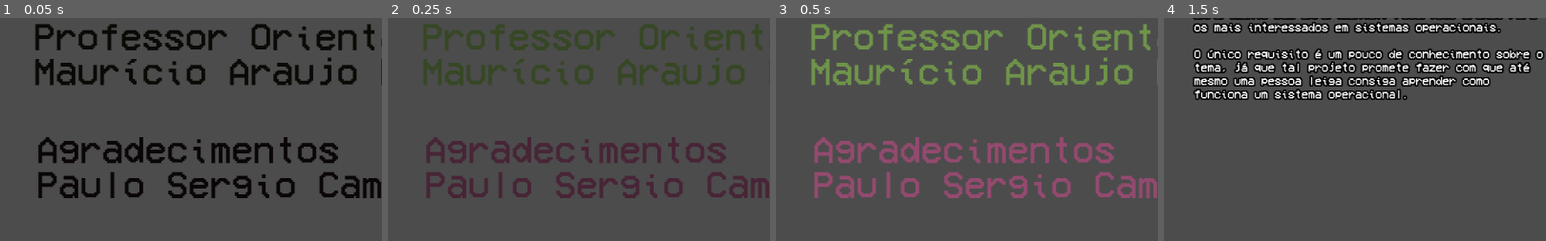
Above: before the commit, frames 1-4 (left to right).
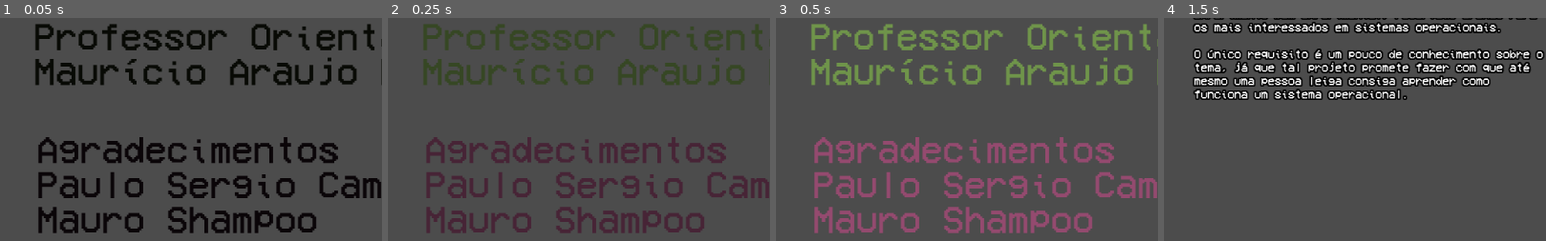
Above: after the commit, the same moments.

Repository: Eidiyoshi/grindOS
Game: Godot game, scene res://scenes/menu/creditos/CenaDeCreditos.tscn
The game is run twice, just before and just after one commit, with the same random seed, the same clock (stepped at 60 frames per second) and the same inputs. This scene is started directly instead of the project's main scene.
Inputs (mouse positions are % of the whole screen's width and height, from its top left):
- Up to frame 1 (0.05 s): no input
- Up to frame 2 (0.25 s): no input
- Up to frame 3 (0.5 s): no input
- Up to frame 4 (1.5 s): click (10, 91) at 0.5 s; click (6, 43) at 1.25 s
The pictures show only the part of the screen within x 0-50%, y 33-83%; the shares and areas given below are measured in that part.

The runs differ from the first frame. In frame 1, 3.2% of the frame differs, in the area x 10-83%, y 84-97%; in frame 2, 2.8%; in frame 3, 3.2%; in frame 4, nothing differs.

Commit message:
agradecimentos mauro shampoo

Diff:
--- a/scenes/menu/creditos/CenaDeCreditos.tscn
+++ b/scenes/menu/creditos/CenaDeCreditos.tscn
@@ -42,7 +42,8 @@
 custom_colors/font_color = Color( 0.243137, 0.803922, 0.12549, 1 )
 custom_fonts/font = ExtResource( 1 )
 text = "Agradecimentos
-Paulo Sergio Campos de Lima"
+Paulo Sergio Campos de Lima
+Mauro Shampoo"
 
 [node name="Sair" type="Label" parent="."]
 margin_left = 45.0
